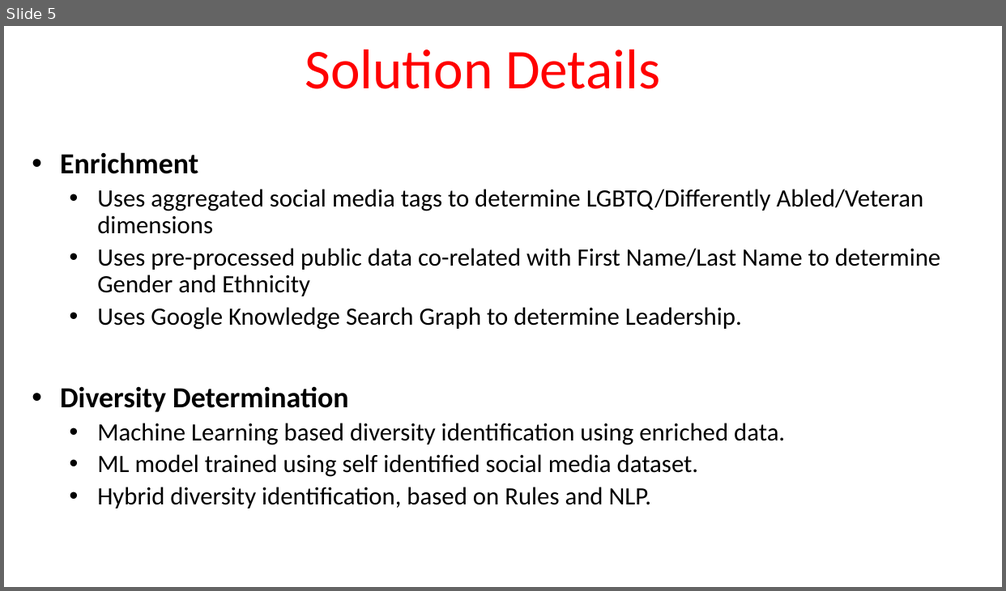
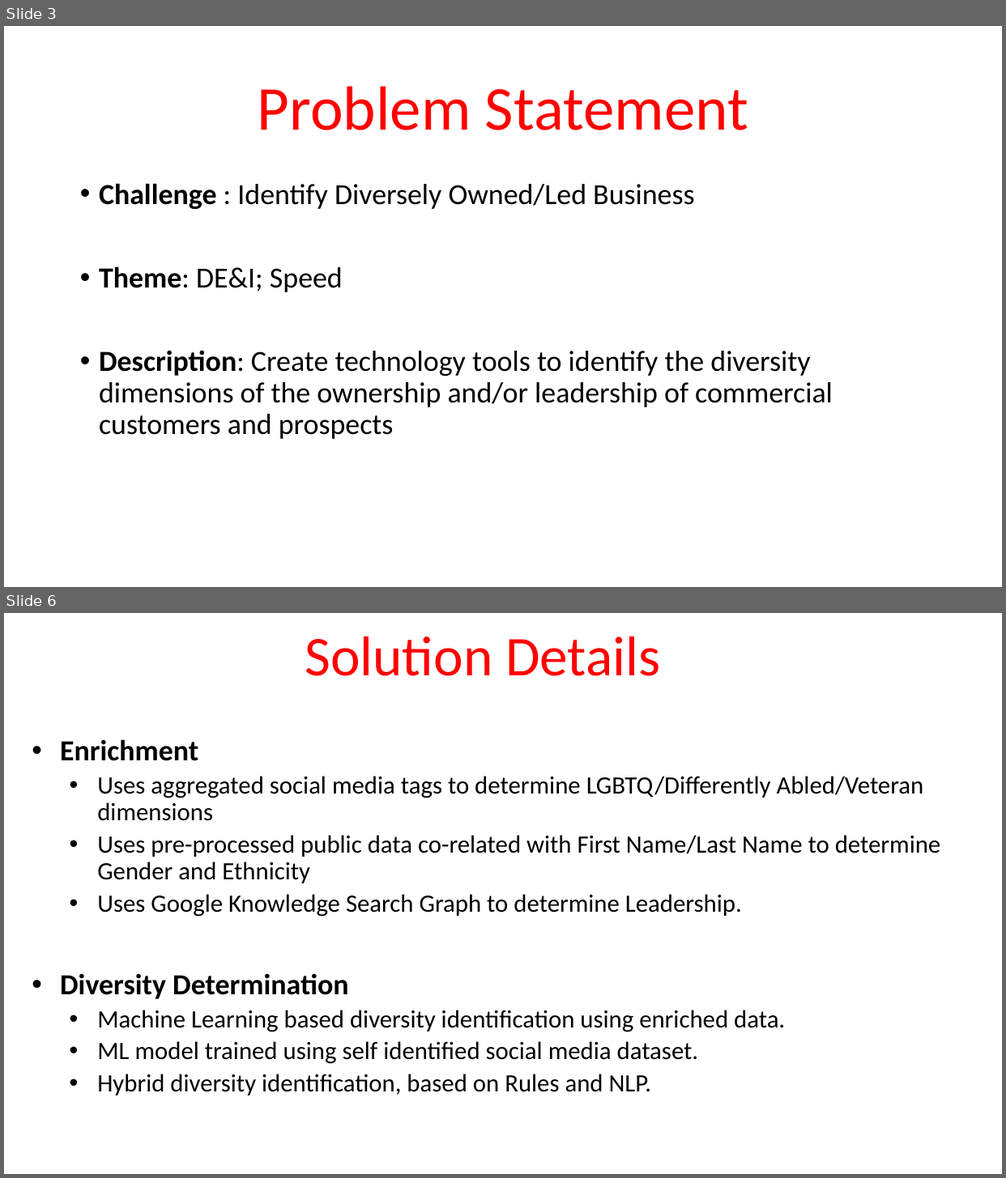
Before and after one commit to monsoonmasters2022/LeadershipDiversityIdentifier, a slide deck: documents/Identify Diversely OwnedMonsoonMasters.pptx. Shown one above the other, each under a label of ours: slide 5 before the commit, slides 3 and 6 after it; the slides between them are not shown. The pictures are 1006x591 and 1006x1178 pixels, drawn with LibreOffice and Linux fonts; fonts in the diff are those of the drawing. Boxes give left, top, right and bottom in pixels: in the first picture for what was removed or moved away, otherwise in the second. Text is boxed around its words. In the diff, an @@ line names an element or a change of style, - is before the commit and + after.

```diff
--- a/documents/Identify Diversely OwnedMonsoonMasters.pptx
+++ b/documents/Identify Diversely OwnedMonsoonMasters.pptx
@@ slide 3 added at [4,26,1002,587], background #FFFFFF @@
@@ title added at [258,86,748,130], 60 pt, text #FF0000 @@
+Problem Statement
@@ text added at [99,183,833,439], 28 pt, text #000000 @@
+• Challenge : Identify Diversely Owned/Led Business
+• Theme: DE&I; Speed
+• Description: Create technology tools to identify the diversity dimensions of the ownership and/or leadership of commercial customers and prospects
@@ what was slide 5 is now slide 6 @@
```
Also in this commit, not shown: 4 slides changed, 1 other slide added, 2 slides removed.
